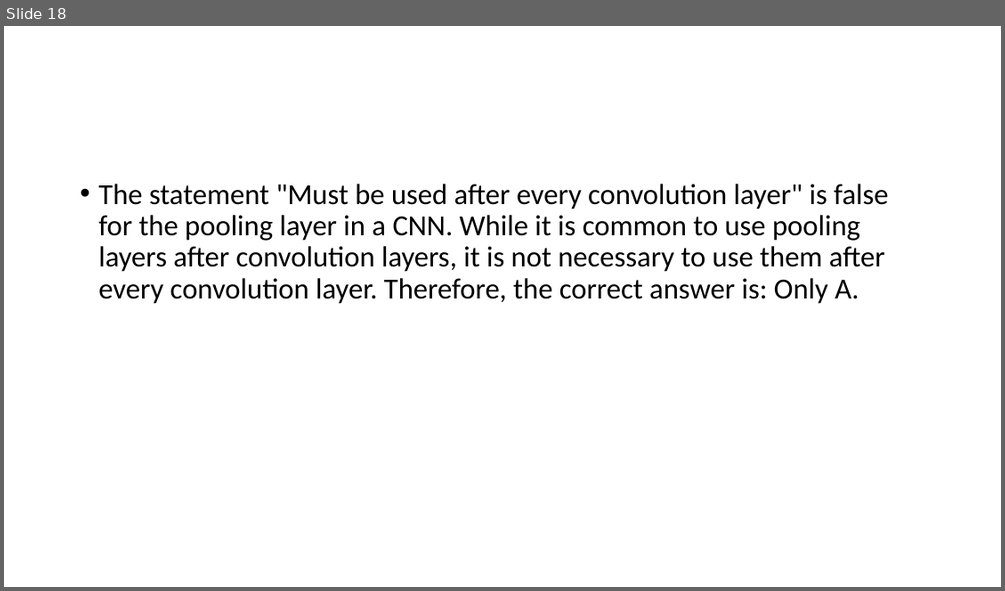
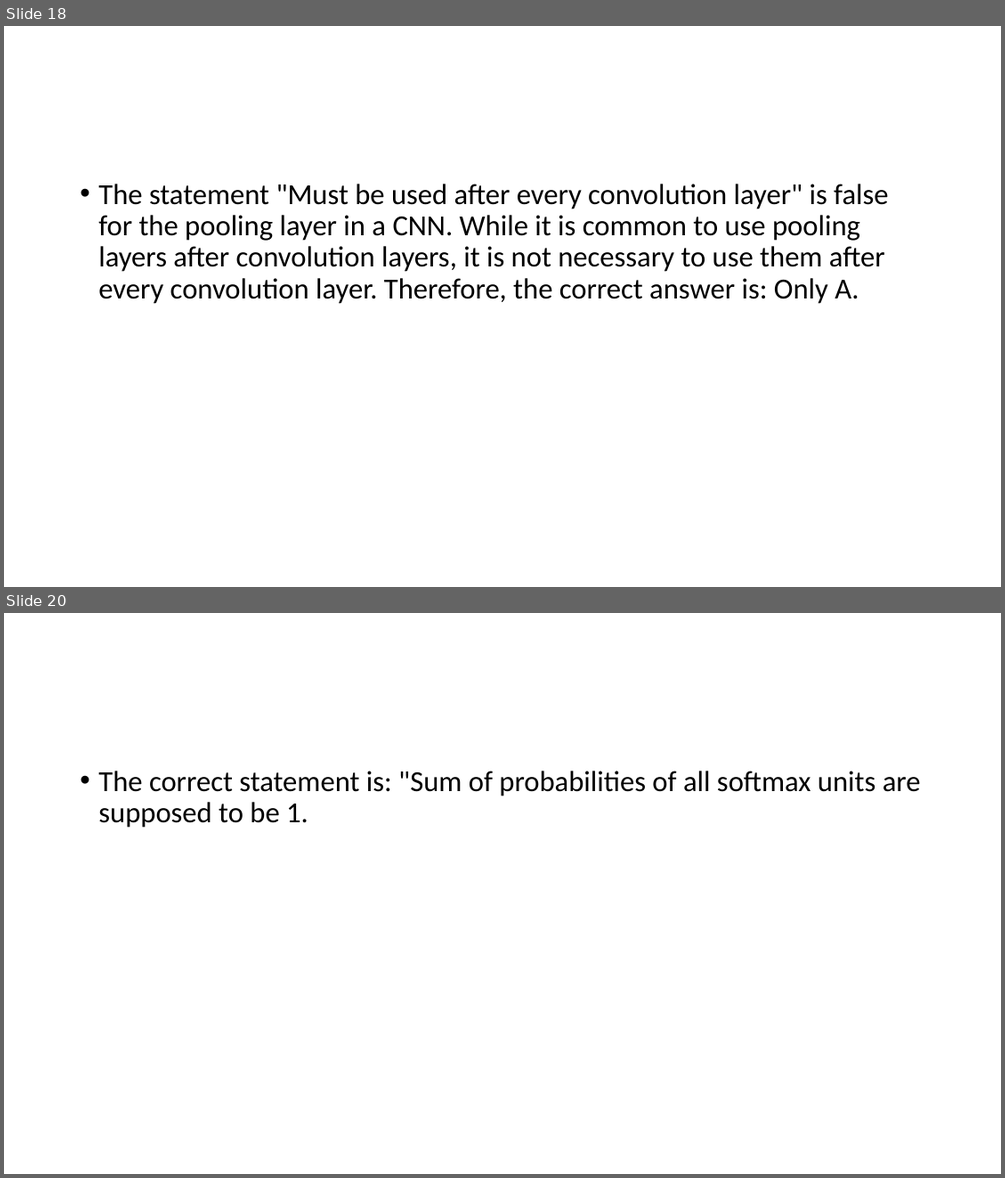
Before and after one commit to Saira55/Machine-Learning-Multiple-Choice-Questions, a slide deck: Machine Learning Quiz Question.pptx. Shown one above the other, each under a label of ours: slide 18 before the commit, slides 18 and 20 after it; the slides between them are not shown. The pictures are 1005x591 and 1005x1178 pixels, drawn with LibreOffice and Linux fonts; fonts in the diff are those of the drawing. Boxes give left, top, right and bottom in pixels: in the first picture for what was removed or moved away, otherwise in the second. Text is boxed around its words. In the diff, an @@ line names an element or a change of style, - is before the commit and + after.

```diff
--- a/Machine Learning Quiz Question.pptx
+++ b/Machine Learning Quiz Question.pptx
@@ slide 20 added at box(4, 613, 1001, 1174), background #FFFFFF @@
@@ text added at box(98, 771, 921, 827), 28 pt, text #000000 @@
+• The correct statement is: "Sum of probabilities of all softmax units are supposed to be 1.
```
Also in this commit, not shown: 1 other slide added.
